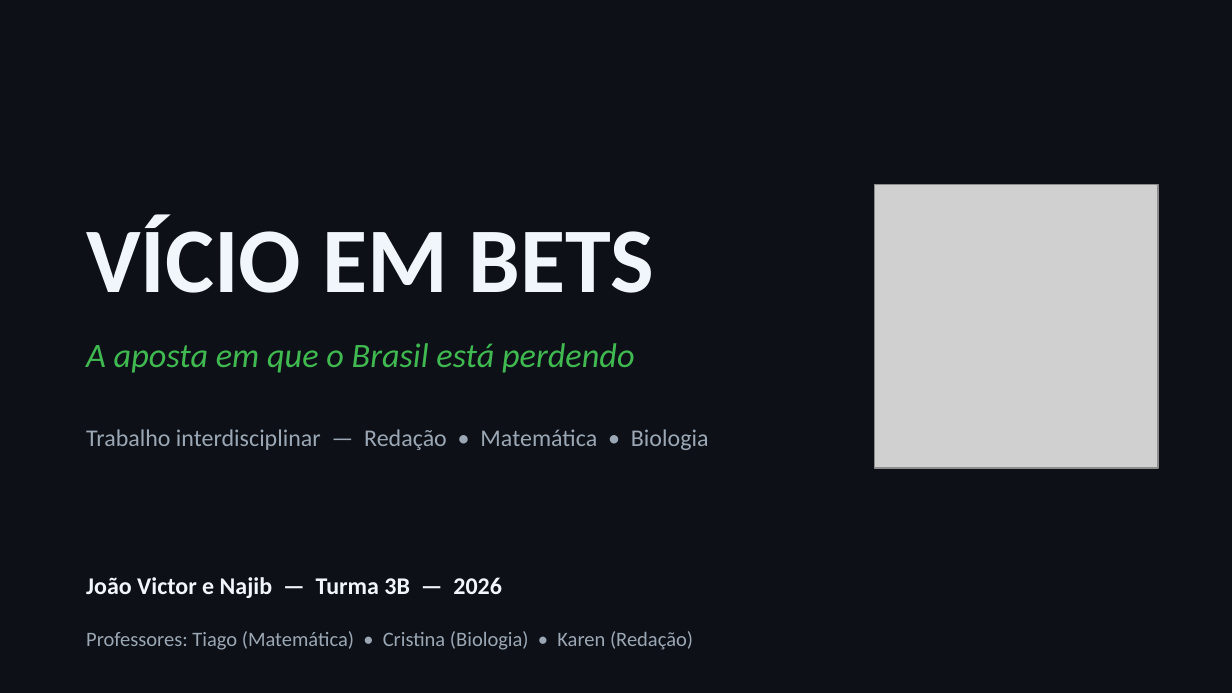
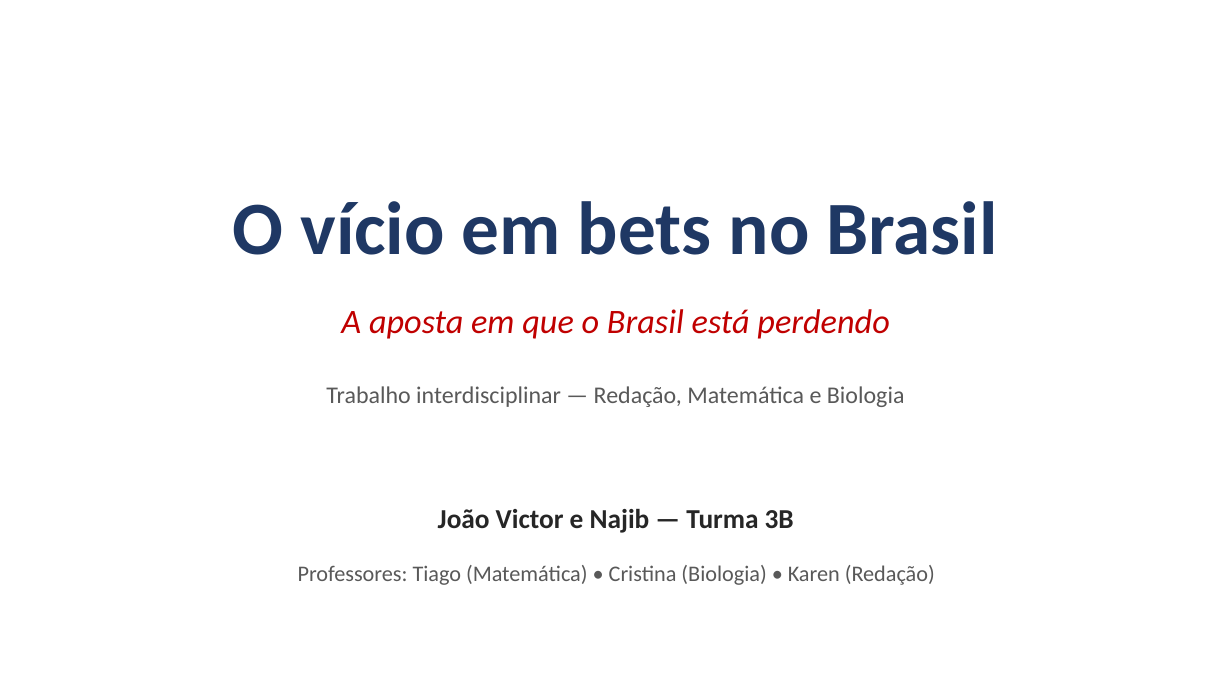
Before and after one commit to outletdoscabides10-cell/universo-site, a slide deck: slide 1 of trabalho-vicio-em-bets/vicio-em-bets.pptx. Drawn at 1232x693 pixels with LibreOffice and Linux fonts; fonts in the diff are those of the drawing; grey boxes stand for pictures. Boxes give left, top, right and bottom in pixels: in the first picture for what was removed or moved away, otherwise in the second. Text is boxed around its words. In the diff, an @@ line names an element or a change of style, - is before the commit and + after.

```diff
--- a/trabalho-vicio-em-bets/vicio-em-bets.pptx
+++ b/trabalho-vicio-em-bets/vicio-em-bets.pptx
@@ background #0D1117 to #FFFFFF @@
@@ text at [233,201,998,255]: text changed; size 54 to 44 pt; text colour #F0F6FC to #1F3864 @@
-VÍCIO EM BETS
+O vício em bets no Brasil
@@ picture removed at [875,185,1158,468] @@
@@ text "A aposta em que o ...": place and size @@
-text "A aposta em que o ..." at [86,343,634,373]
+text "A aposta em que o ..." at [341,309,889,339]
@@ text "A aposta em que o ..." at [341,309,889,339]: text colour #3FB950 to #C00000; alignment left to centre @@
@@ text at [326,386,905,407]: text changed; text colour #9BA7B4 to #595959 @@
-Trabalho interdisciplinar — Redação • Matemática • Biologia
+Trabalho interdisciplinar — Redação, Matemática e Biologia
@@ text at [438,508,794,533]: text changed; size 14 to 16 pt; text colour #F0F6FC to #262626 @@
-João Victor e Najib — Turma 3B — 2026
+João Victor e Najib — Turma 3B
@@ text "Professores: Tiago (Matemática) • Cristina ...": place and size @@
-text "Professores: Tiago (Matemática) • Cristina ..." at [86,631,693,650]
+text "Professores: Tiago (Matemática) • Cristina ..." at [298,565,935,585]
@@ text "Professores: Tiago (Matemática) • Cristina ..." at [298,565,935,585]: size 12 to 13 pt, text colour #9BA7B4 to #595959; alignment left to centre @@
```
Also in this commit, not shown: 10 other slides changed.
